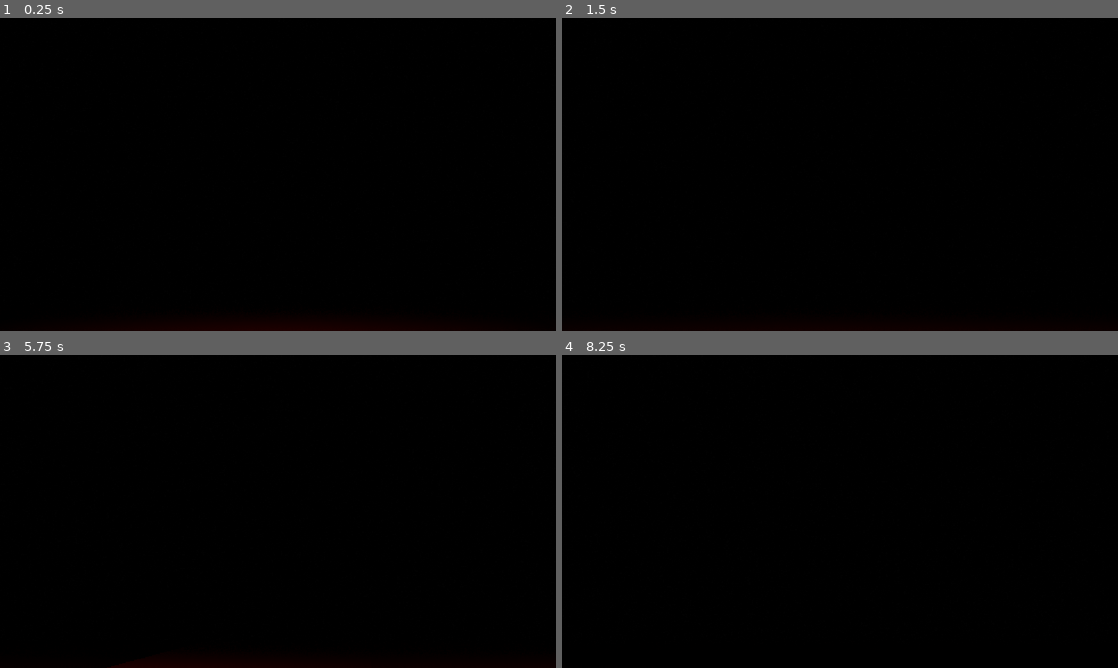
Above: before the commit, frames 1-4 (two rows, left to right).
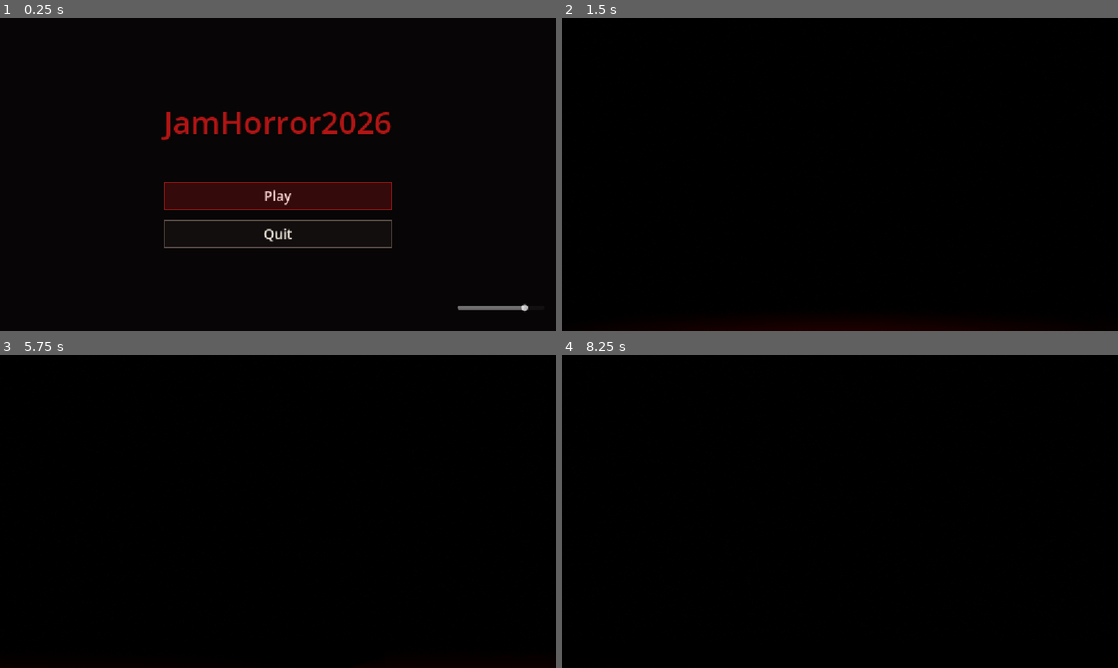
Above: after the commit, the same moments.

Repository: RockSaladStudio/jam-horror-2026
Game: Godot game, scene res://Menu/Menu.tscn
Two runs of this game, one before a commit and one after it. Both use one fixed random seed, a clock stepped at 60 frames per second and the inputs below. Before the commit the project starts from res://main.tscn.
Inputs (mouse positions are in pixels of both pictures, inside the frame that each line leads up to):
- Up to frame 1 (0.25 s): no input
- Up to frame 2 (1.5 s): click (1001, 309) at 0.52 s; click (840, 196) at 1.25 s, where only the run after the commit has a clickable "Play"
- Up to frame 3 (5.75 s): tap Enter (ui_accept) at 2, 2.27, 2.75, 3.02, 3.5, 4.25, 4.52, 5, 5.27 s; move the mouse to (305, 511) at 2.02 s; hold W (move_forward) from 2.03 s (still down); tap E (interact) every 0.75 s from 2.1 to 5.1 s; move the mouse to (250, 511) at 2.77 s; move the mouse to (289, 505) at 3.52 s; move the mouse to (272, 517) at 4.27 s; move the mouse to (316, 514) at 5.02 s
- Up to frame 4 (8.25 s): move the mouse to (795, 508) at 5.77 s; tap E (interact) every 0.75 s from 5.85 to 8.1 s; tap Enter (ui_accept) at 6.02, 6.5, 7.52 s; move the mouse to (845, 511) at 6.52 s; move the mouse to (817, 505) at 7.27 s; release W (move_forward) at 7.28 s; hold D (move_right) 7.28-8.03 s; move the mouse to (867, 511) at 8.02 s; hold W (move_forward) from 8.03 s (still down)

The runs differ from the first frame. In frame 1, 5.6% of the frame differs, in the area x 29-95%, y 30-94%; in frame 2, less than 0.1%; in frame 3, less than 0.1%; in frame 4, less than 0.1%.

Commit message:
Add(Menu) : Play - Quit - SoundManager

Diff:
--- /dev/null
+++ b/Menu/AudioSettings.gd
@@ -0,0 +1,54 @@
+extends Node
+
+signal changed
+
+const SAVE_PATH := "user://settings.cfg"
+const DEFAULT_VOLUME := 0.8
+
+var volume: float = DEFAULT_VOLUME
+var muted: bool = false
+
+func _ready() -> void:
+	_load()
+	_apply()
+
+func set_volume(value: float) -> void:
+	volume = clampf(value, 0.0, 1.0)
+	if volume > 0.0:
+		muted = false
+	_commit()
+
+func toggle_mute() -> void:
+	if is_silent():
+		muted = false
+		if volume <= 0.0:
+			volume = DEFAULT_VOLUME
+	else:
+		muted = true
+	_commit()
+
+func is_silent() -> bool:
+	return muted or volume <= 0.0
+
+func _commit() -> void:
+	_apply()
+	_save()
+	changed.emit()
+
+func _apply() -> void:
+	var bus := AudioServer.get_bus_index(&"Master")
+	AudioServer.set_bus_volume_linear(bus, volume)
+	AudioServer.set_bus_mute(bus, is_silent())
+
+func _load() -> void:
+	var config := ConfigFile.new()
+	if config.load(SAVE_PATH) != OK:
+		return
+	volume = clampf(config.get_value("audio", "volume", DEFAULT_VOLUME), 0.0, 1.0)
+	muted = config.get_value("audio", "muted", false)
+
+func _save() -> void:
+	var config := ConfigFile.new()
+	config.set_value("audio", "volume", volume)
+	config.set_value("audio", "muted", muted)
+	config.save(SAVE_PATH)
--- /dev/null
+++ b/Menu/Menu.gd
@@ -0,0 +1,36 @@
+extends Control
+
+const GAME_SCENE := "res://main.tscn"
+const ICON_VOLUME_ON := preload("res://Menu/icons/volume_on.svg")
+const ICON_VOLUME_OFF := preload("res://Menu/icons/volume_off.svg")
+
+@onready var play_button: Button = %PlayButton
+@onready var quit_button: Button = %QuitButton
+@onready var volume_button: Button = %VolumeButton
+@onready var volume_slider: HSlider = %VolumeSlider
+
+func _ready() -> void:
+	Input.set_mouse_mode(Input.MOUSE_MODE_VISIBLE)
+
+	quit_button.visible = not OS.has_feature("web")
+
+	play_button.pressed.connect(_on_play_pressed)
+	quit_button.pressed.connect(_on_quit_pressed)
+	volume_button.pressed.connect(AudioSettings.toggle_mute)
+	volume_slider.value_changed.connect(AudioSettings.set_volume)
+	AudioSettings.changed.connect(_refresh_volume_ui)
+
+	_refresh_volume_ui()
+	play_button.grab_focus()
+
+func _on_play_pressed() -> void:
+	get_tree().change_scene_to_file(GAME_SCENE)
+
+func _on_quit_pressed() -> void:
+	get_tree().quit()
+
+func _refresh_volume_ui() -> void:
+	var silent := AudioSettings.is_silent()
+	volume_button.icon = ICON_VOLUME_OFF if silent else ICON_VOLUME_ON
+	volume_button.tooltip_text = "Activer le son" if silent else "Couper le son"
+	volume_slider.set_value_no_signal(0.0 if silent else AudioSettings.volume)
--- /dev/null
+++ b/Menu/Menu.tscn
@@ -0,0 +1,142 @@
+[gd_scene format=3 uid="uid://ddjnlolpdk05i"]
+
+[ext_resource type="Script" uid="uid://b5qsypkfp58kp" path="res://Menu/Menu.gd" id="1_menu"]
+[ext_resource type="Texture2D" uid="uid://hj6h8e2nucco" path="res://Menu/icons/volume_on.svg" id="2_vol"]
+
+[sub_resource type="StyleBoxFlat" id="StyleBoxFlat_hover"]
+content_margin_left = 24.0
+content_margin_top = 10.0
+content_margin_right = 24.0
+content_margin_bottom = 10.0
+bg_color = Color(0.22, 0.04, 0.04, 0.9)
+border_width_left = 2
+border_width_top = 2
+border_width_right = 2
+border_width_bottom = 2
+border_color = Color(0.7, 0.1, 0.1, 1)
+
+[sub_resource type="StyleBoxFlat" id="StyleBoxFlat_normal"]
+content_margin_left = 24.0
+content_margin_top = 10.0
+content_margin_right = 24.0
+content_margin_bottom = 10.0
+bg_color = Color(0.08, 0.06, 0.06, 0.85)
+border_width_left = 2
+border_width_top = 2
+border_width_right = 2
+border_width_bottom = 2
+border_color = Color(0.35, 0.3, 0.28, 1)
+
+[sub_resource type="StyleBoxFlat" id="StyleBoxFlat_pressed"]
+content_margin_left = 24.0
+content_margin_top = 10.0
+content_margin_right = 24.0
+content_margin_bottom = 10.0
+bg_color = Color(0.4, 0.05, 0.05, 1)
+border_width_left = 2
+border_width_top = 2
+border_width_right = 2
+border_width_bottom = 2
+border_color = Color(0.85, 0.15, 0.15, 1)
+
+[sub_resource type="Theme" id="Theme_menu"]
+default_font_size = 28
+Button/colors/font_color = Color(0.91, 0.886, 0.84, 1)
+Button/colors/font_focus_color = Color(1, 0.85, 0.85, 1)
+Button/colors/font_hover_color = Color(1, 0.85, 0.85, 1)
+Button/colors/font_pressed_color = Color(1, 1, 1, 1)
+Button/styles/focus = SubResource("StyleBoxFlat_hover")
+Button/styles/hover = SubResource("StyleBoxFlat_hover")
+Button/styles/normal = SubResource("StyleBoxFlat_normal")
+Button/styles/pressed = SubResource("StyleBoxFlat_pressed")
+Label/colors/font_color = Color(0.91, 0.886, 0.84, 1)
+
+[node name="Menu" type="Control" unique_id=1389167530]
+layout_mode = 3
+anchors_preset = 15
+anchor_right = 1.0
+anchor_bottom = 1.0
+grow_horizontal = 2
+grow_vertical = 2
+theme = SubResource("Theme_menu")
+script = ExtResource("1_menu")
+
+[node name="Background" type="ColorRect" parent="." unique_id=938549481]
+layout_mode = 1
+anchors_preset = 15
+anchor_right = 1.0
+anchor_bottom = 1.0
+grow_horizontal = 2
+grow_vertical = 2
+color = Color(0.03, 0.02, 0.02, 1)
+
+[node name="Center" type="CenterContainer" parent="." unique_id=45838591]
+layout_mode = 1
+anchors_preset = 15
+anchor_right = 1.0
+anchor_bottom = 1.0
+grow_horizontal = 2
+grow_vertical = 2
+
+[node name="VBox" type="VBoxContainer" parent="Center" unique_id=2046927979]
+custom_minimum_size = Vector2(320, 0)
+layout_mode = 2
+theme_override_constants/separation = 20
+
+[node name="Title" type="Label" parent="Center/VBox" unique_id=1188428440]
+layout_mode = 2
+theme_override_colors/font_color = Color(0.7, 0.08, 0.08, 1)
+theme_override_font_sizes/font_size = 64
+text = "JamHorror2026"
+horizontal_alignment = 1
+
+[node name="Spacer" type="Control" parent="Center/VBox" unique_id=1464266491]
+custom_minimum_size = Vector2(0, 40)
+layout_mode = 2
+
+[node name="PlayButton" type="Button" parent="Center/VBox" unique_id=1343594814]
+unique_name_in_owner = true
+layout_mode = 2
+text = "Play"
+
+[node name="QuitButton" type="Button" parent="Center/VBox" unique_id=1024892293]
+unique_name_in_owner = true
+layout_mode = 2
+text = "Quit"
+
+[node name="Volume" type="HBoxContainer" parent="." unique_id=1734670236]
+layout_mode = 1
+anchors_preset = 3
+anchor_left = 1.0
+anchor_top = 1.0
+anchor_right = 1.0
+anchor_bottom = 1.0
+offset_left = -284.0
+offset_top = -72.0
+offset_right = -24.0
+offset_bottom = -24.0
+grow_horizontal = 0
+grow_vertical = 0
+theme_override_constants/separation = 12
+alignment = 2
+
+[node name="VolumeButton" type="Button" parent="Volume" unique_id=452262643]
+unique_name_in_owner = true
+custom_minimum_size = Vector2(48, 48)
+layout_mode = 2
+tooltip_text = "Couper le son"
+focus_mode = 0
+icon = ExtResource("2_vol")
+flat = true
+icon_alignment = 1
+expand_icon = true
+
+[node name="VolumeSlider" type="HSlider" parent="Volume" unique_id=277082912]
+unique_name_in_owner = true
+custom_minimum_size = Vector2(180, 0)
+layout_mode = 2
+size_flags_vertical = 4
+focus_mode = 0
+max_value = 1.0
+step = 0.01
+value = 0.8
--- /dev/null
+++ b/Menu/icons/volume_off.svg
@@ -0,0 +1,4 @@
+<svg xmlns="http://www.w3.org/2000/svg" width="64" height="64" viewBox="0 0 64 64" fill="none" stroke="#e8e2d6" stroke-width="4" stroke-linecap="round" stroke-linejoin="round">
+  <path d="M10 24h10l14-12v40L20 40H10z" fill="#e8e2d6"/>
+  <path d="M42 24l16 16M58 24L42 40"/>
+</svg>
--- /dev/null
+++ b/Menu/icons/volume_on.svg
@@ -0,0 +1,5 @@
+<svg xmlns="http://www.w3.org/2000/svg" width="64" height="64" viewBox="0 0 64 64" fill="none" stroke="#e8e2d6" stroke-width="4" stroke-linecap="round" stroke-linejoin="round">
+  <path d="M10 24h10l14-12v40L20 40H10z" fill="#e8e2d6"/>
+  <path d="M42 23a13 13 0 0 1 0 18"/>
+  <path d="M48 15a24 24 0 0 1 0 34"/>
+</svg>
--- a/project.godot
+++ b/project.godot
@@ -11,9 +11,13 @@
 [application]
 
 config/name="JamHorror2026"
-run/main_scene="uid://cgfckio7h402r"
+run/main_scene="uid://ddjnlolpdk05i"
 config/features=PackedStringArray("4.7", "Forward Plus")
 config/icon="res://icon.svg"
+
+[autoload]
+
+AudioSettings="*res://Menu/AudioSettings.gd"
 
 [display]
 
Not shown, added: Menu/AudioSettings.gd.uid
Not shown, added: Menu/Menu.gd.uid
Not shown, added: Menu/icons/volume_off.svg.import
Not shown, added: Menu/icons/volume_on.svg.import
